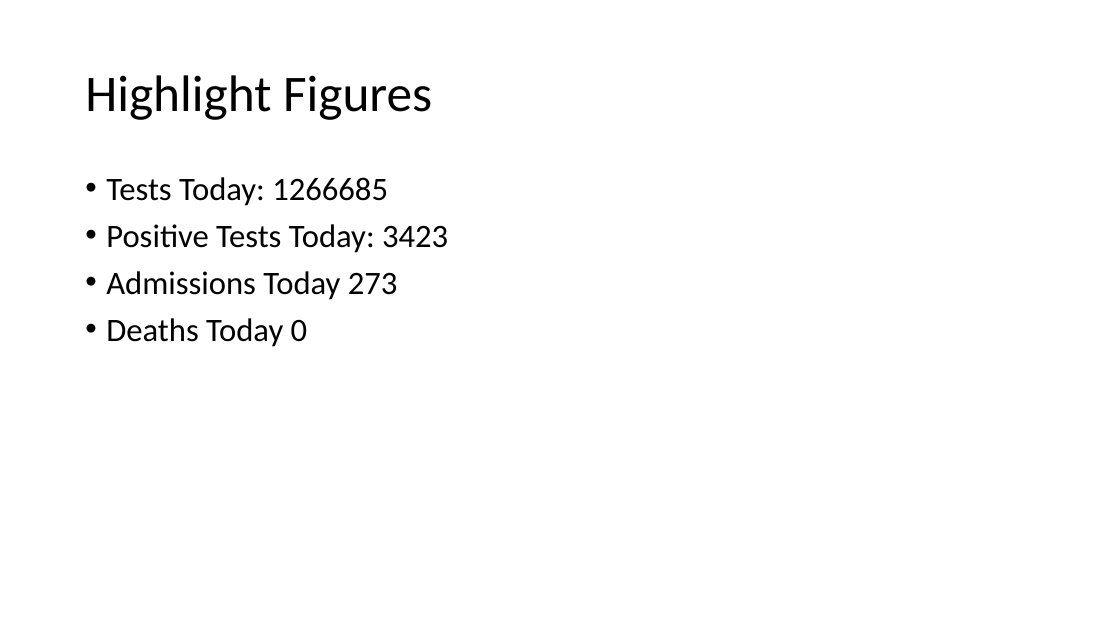
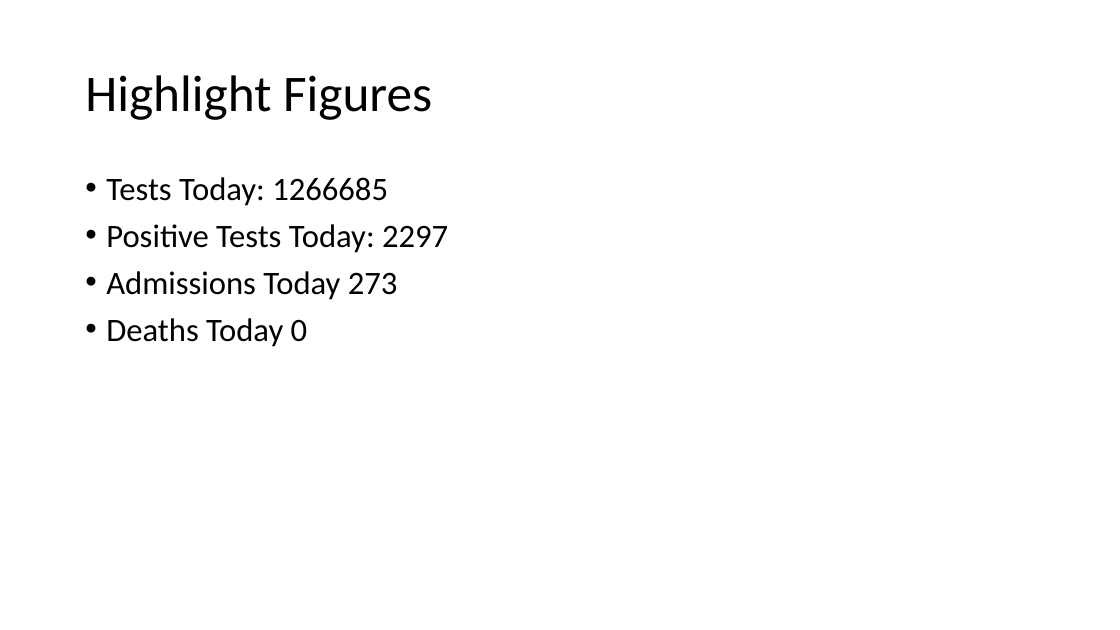
Before and after one commit to evolvedlight/uk_covid_slides, a slide deck: slide 2 of CovidData.pptx. Drawn at 1120x630 pixels with LibreOffice and Linux fonts; fonts in the diff are those of the drawing. Boxes give left, top, right and bottom in pixels: in the first picture for what was removed or moved away, otherwise in the second. Text is boxed around its words. In the diff, an @@ line names an element or a change of style, - is before the commit and + after.

Commit message:
Add updated figures

```diff
--- a/CovidData.pptx
+++ b/CovidData.pptx
@@ text at bbox=[106, 224, 448, 253]: text changed @@
-• Positive Tests Today: 3423
+• Positive Tests Today: 2297
```
